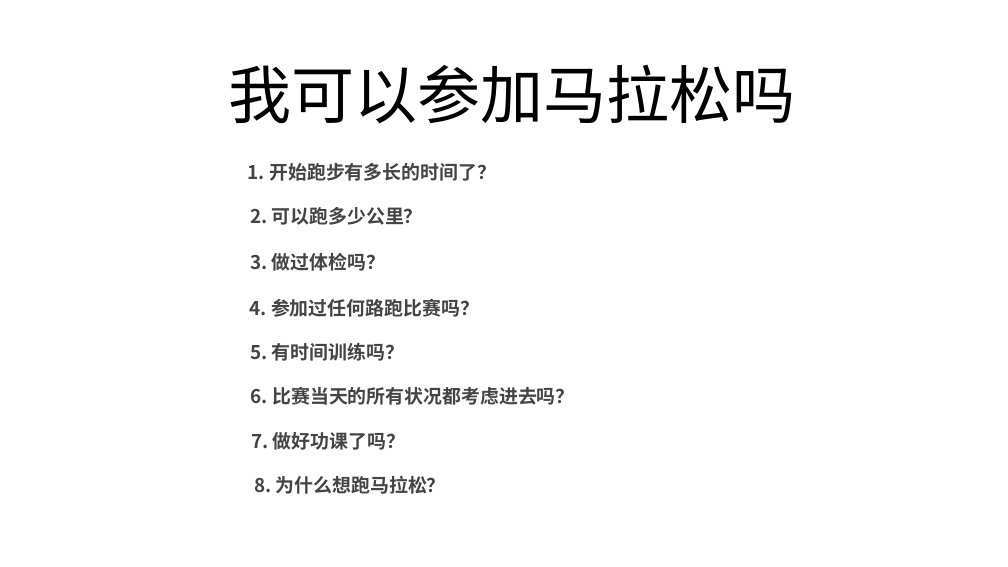
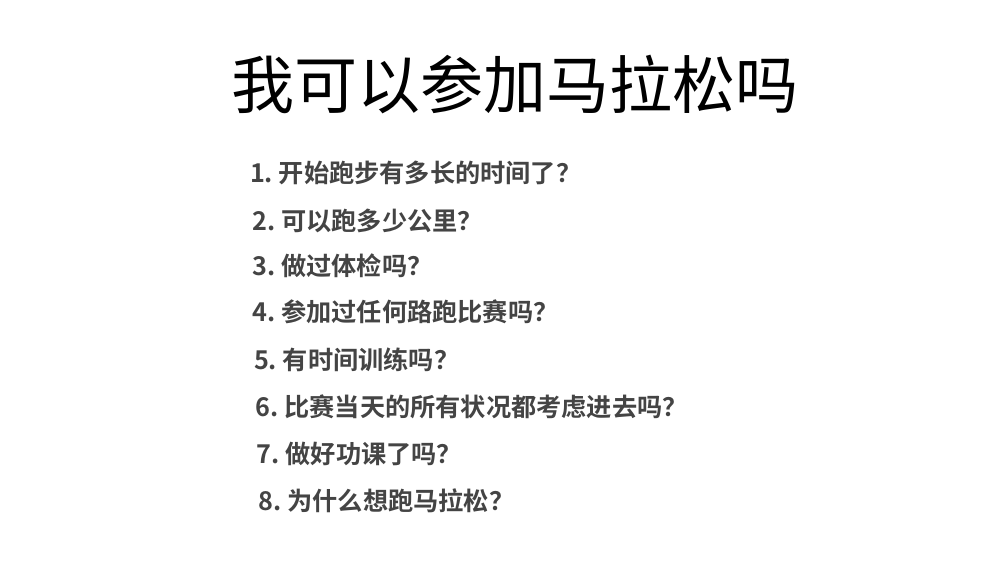
Before and after one commit to FredJiangFei/MyDocuments, a slide deck: slide 9 of 其他/run/run.pptx. Drawn at 1008x567 pixels with LibreOffice and Linux fonts; fonts in the diff are those of the drawing. Boxes give left, top, right and bottom in pixels: in the first picture for what was removed or moved away, otherwise in the second. Text is boxed around its words. In the diff, an @@ line names an element or a change of style, - is before the commit and + after.

```diff
--- a/其他/run/run.pptx
+++ b/其他/run/run.pptx
@@ title "我可以参加马拉松吗": place and size @@
-title "我可以参加马拉松吗" at <box>228,65,795,124</box>
+title "我可以参加马拉松吗" at <box>232,55,799,114</box>
@@ text "1. 开始跑步有多长的时间了？" at <box>250,160,581,185</box>: size 18 to 24 pt @@
@@ size 18 to 24 pt; alignment justified to left in 6 elements at <box>253,253,432,278</box>, <box>253,208,483,233</box>, <box>254,347,459,372</box>, <box>253,299,558,324</box>, <box>257,441,462,466</box>, <box>256,394,688,419</box> @@
@@ text "6. 比赛当天的所有状况都考虑进去吗？": place and size @@
-text "6. 比赛当天的所有状况都考虑进去吗？" at <box>251,387,574,405</box>
+text "6. 比赛当天的所有状况都考虑进去吗？" at <box>256,394,688,419</box>
@@ text "7. 做好功课了吗？": place and size @@
-text "7. 做好功课了吗？" at <box>251,432,405,450</box>
+text "7. 做好功课了吗？" at <box>257,441,462,466</box>
@@ text "8. 为什么想跑马拉松？" at <box>259,488,514,513</box>: size 18 to 24 pt @@
@@ text "8. 为什么想跑马拉松？": place and size @@
-text "8. 为什么想跑马拉松？" at <box>254,476,446,494</box>
+text "8. 为什么想跑马拉松？" at <box>259,488,514,513</box>
```
Also in this commit, not shown: 9 other slides changed, 1 slide added, 2 slides removed.
